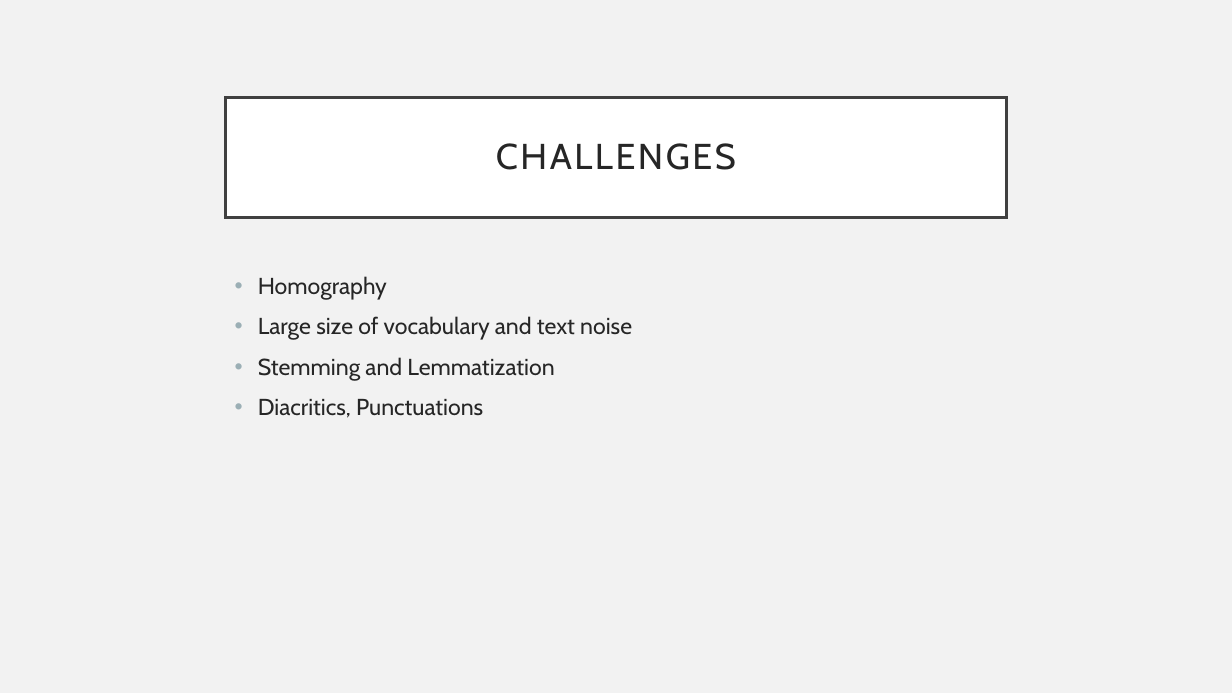
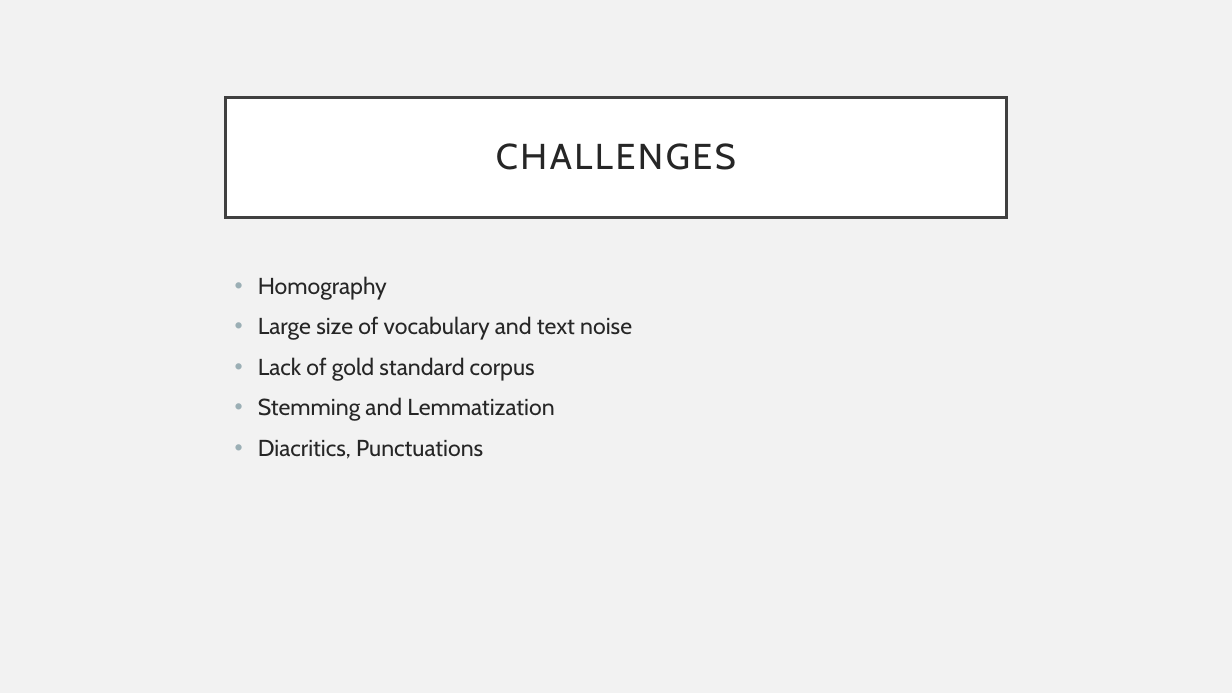
Before and after one commit to marwankhalid9876/NLP-Project, a slide deck: slide 13 of First Presentation.pptx. Drawn at 1232x693 pixels with LibreOffice and Linux fonts; fonts in the diff are those of the drawing. Boxes give left, top, right and bottom in pixels: in the first picture for what was removed or moved away, otherwise in the second. Text is boxed around its words. In the diff, an @@ line names an element or a change of style, - is before the commit and + after.

```diff
--- a/First Presentation.pptx
+++ b/First Presentation.pptx
@@ text at (x1=258, y1=357, x2=535, y2=381): paragraph added @@
+• Lack of gold standard corpus
```
Also in this commit, not shown: 2 other slides changed, 1 slide added, 4 other files.
